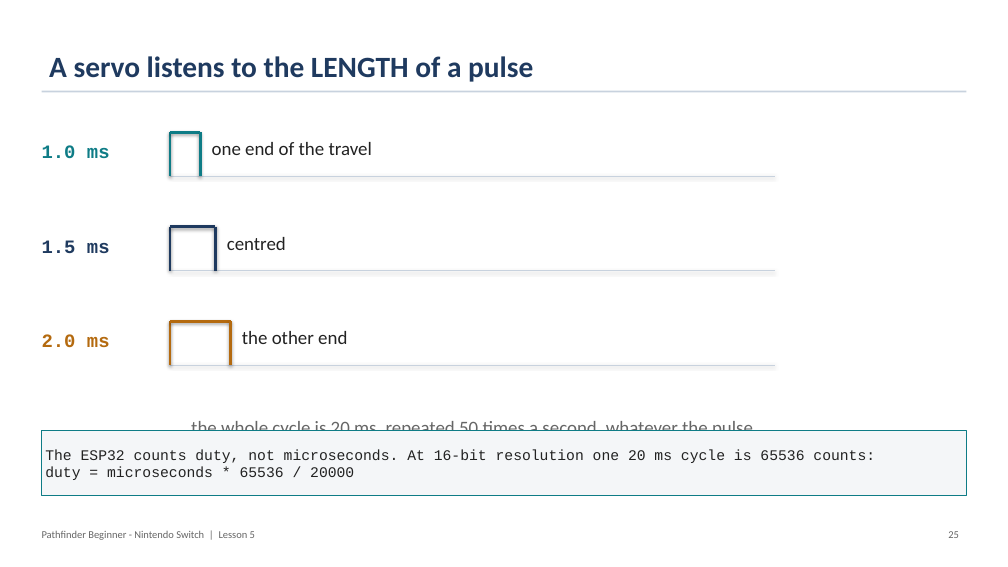
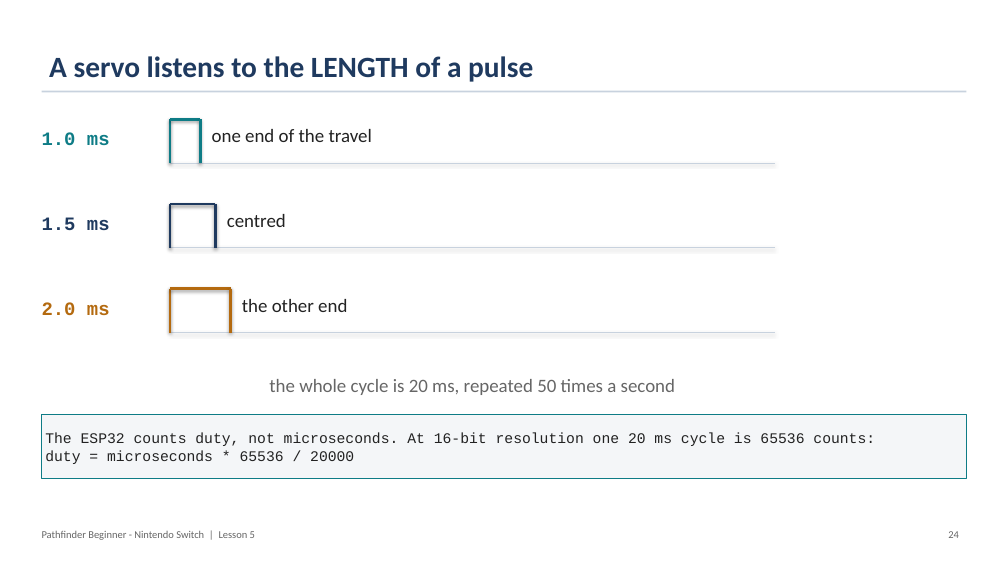
Before and after one commit to PorpoiseRobotics/porpoise-robotics, a slide deck: slide 25 of ground-vehicle/docs/courses/beginner-switch/l5_maneuvers_with_lights.pptx (slide 26 before the commit). Drawn at 1008x567 pixels with LibreOffice and Linux fonts; fonts in the diff are those of the drawing. Boxes give left, top, right and bottom in pixels: in the first picture for what was removed or moved away, otherwise in the second. Text is boxed around its words. In the diff, an @@ line names an element or a change of style, - is before the commit and + after.

```diff
--- a/ground-vehicle/docs/courses/beginner-switch/l5_maneuvers_with_lights.pptx
+++ b/ground-vehicle/docs/courses/beginner-switch/l5_maneuvers_with_lights.pptx
@@ 4 lines, 2 texts, 1 rectangle: place and size @@
-4 lines, 2 texts, 1 rectangle at [42,132,966,495]
+4 lines, 2 texts, 1 rectangle at [42,119,966,479]
@@ 4 lines: place and size @@
-4 lines at [170,227,775,271]
+4 lines at [170,204,775,248]
@@ text "centred": place and size @@
-text "centred" at [227,237,286,250]
+text "centred" at [227,214,286,227]
@@ text "1.5 ms": place and size @@
-text "1.5 ms" at [42,240,110,253]
+text "1.5 ms" at [42,217,110,230]
@@ text "2.0 ms": place and size @@
-text "2.0 ms" at [42,334,110,347]
+text "2.0 ms" at [42,302,110,315]
@@ 4 lines: place and size @@
-4 lines at [170,321,775,365]
+4 lines at [170,289,775,333]
@@ text "the other end": place and size @@
-text "the other end" at [242,331,347,344]
+text "the other end" at [242,299,347,312]
@@ text at [269,379,675,395]: text changed @@
-the whole cycle is 20 ms, repeated 50 times a second, whatever the pulse length
+the whole cycle is 20 ms, repeated 50 times a second
@@ text at [948,531,959,538]: text changed @@
-25
+24
```
Also in this commit, not shown: 31 other slides changed, 4 slides added, 1 slide removed, 23 other files.
